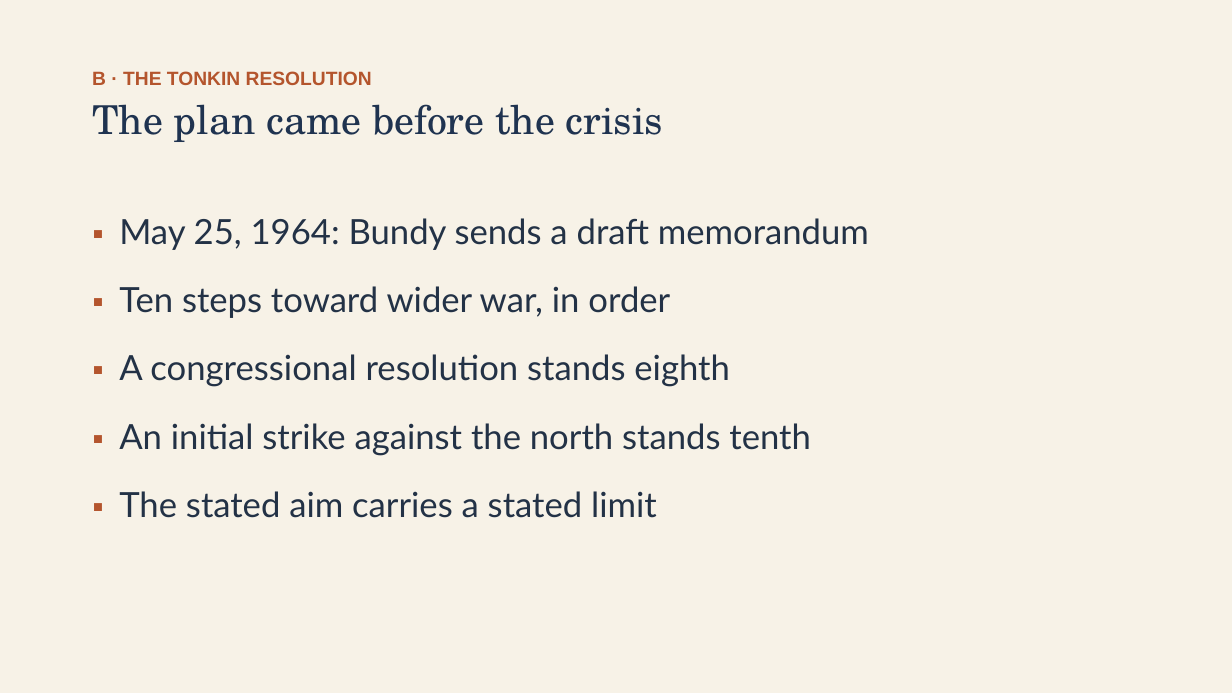
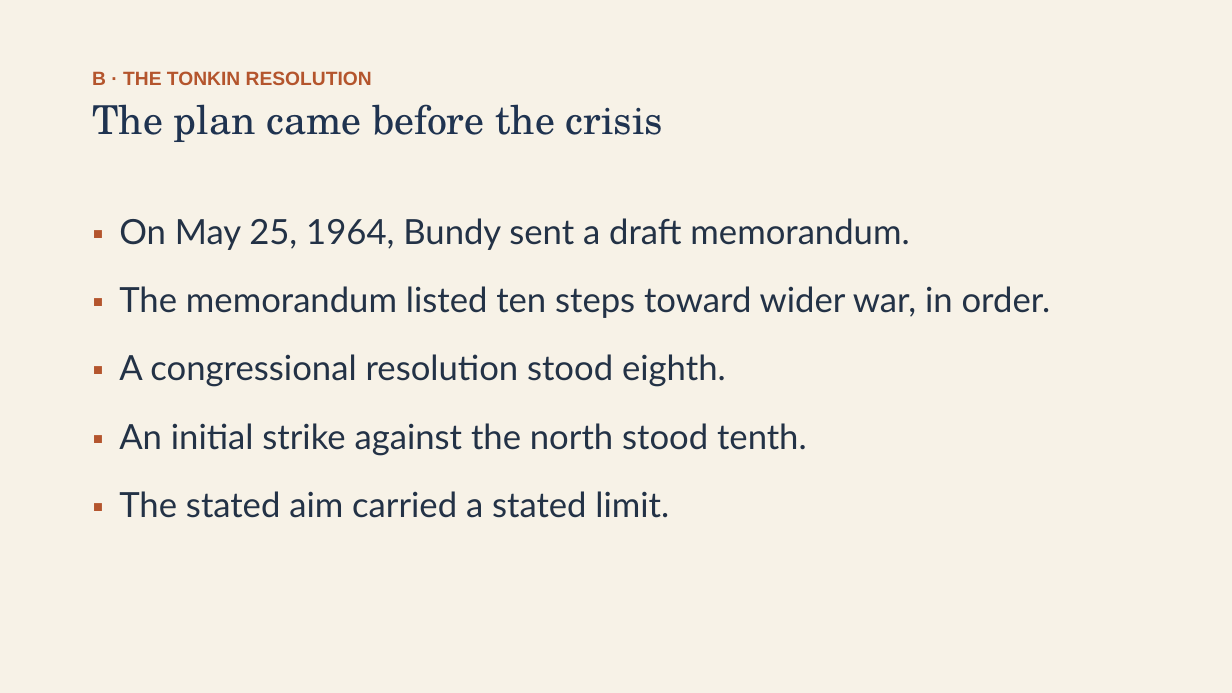
Before and after one commit to ab17gthb/humanities-curriculum-group, a slide deck: slide 7 of cold-war/lesson-06/lesson-06-slides.pptx. Drawn at 1232x693 pixels with LibreOffice and Linux fonts; fonts in the diff are those of the drawing. Boxes give left, top, right and bottom in pixels: in the first picture for what was removed or moved away, otherwise in the second. Text is boxed around its words. In the diff, an @@ line names an element or a change of style, - is before the commit and + after.

```diff
--- a/cold-war/lesson-06/lesson-06-slides.pptx
+++ b/cold-war/lesson-06/lesson-06-slides.pptx
@@ text at (119,218,1051,518): text changed @@
-▪ May 25, 1964: Bundy sends a draft memorandum
-▪ Ten steps toward wider war, in order
-▪ A congressional resolution stands eighth
-▪ An initial strike against the north stands tenth
-▪ The stated aim carries a stated limit
+▪ On May 25, 1964, Bundy sent a draft memorandum.
+▪ The memorandum listed ten steps toward wider war, in order.
+▪ A congressional resolution stood eighth.
+▪ An initial strike against the north stood tenth.
+▪ The stated aim carried a stated limit.
```
Also in this commit, not shown: 12 other slides changed, 6 other files.
